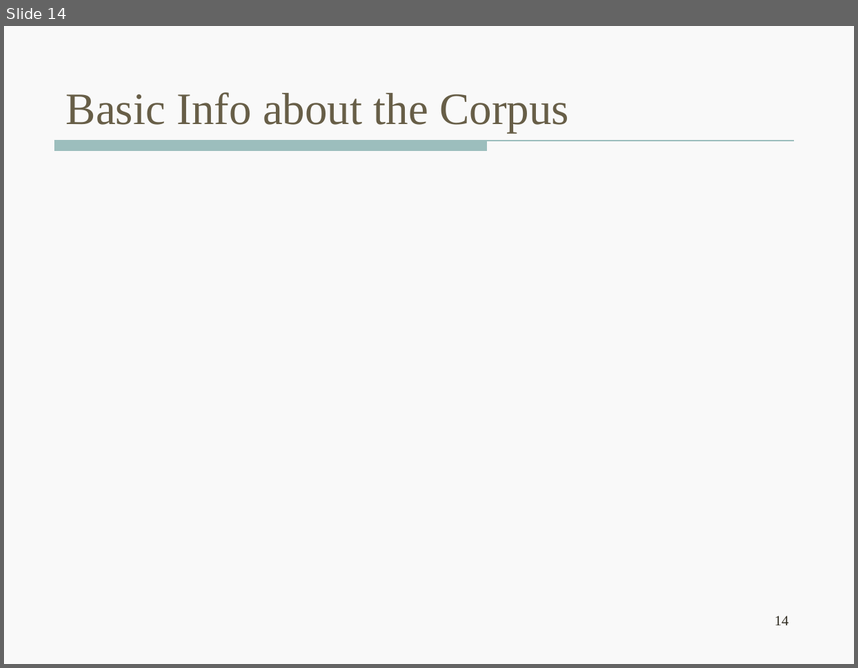
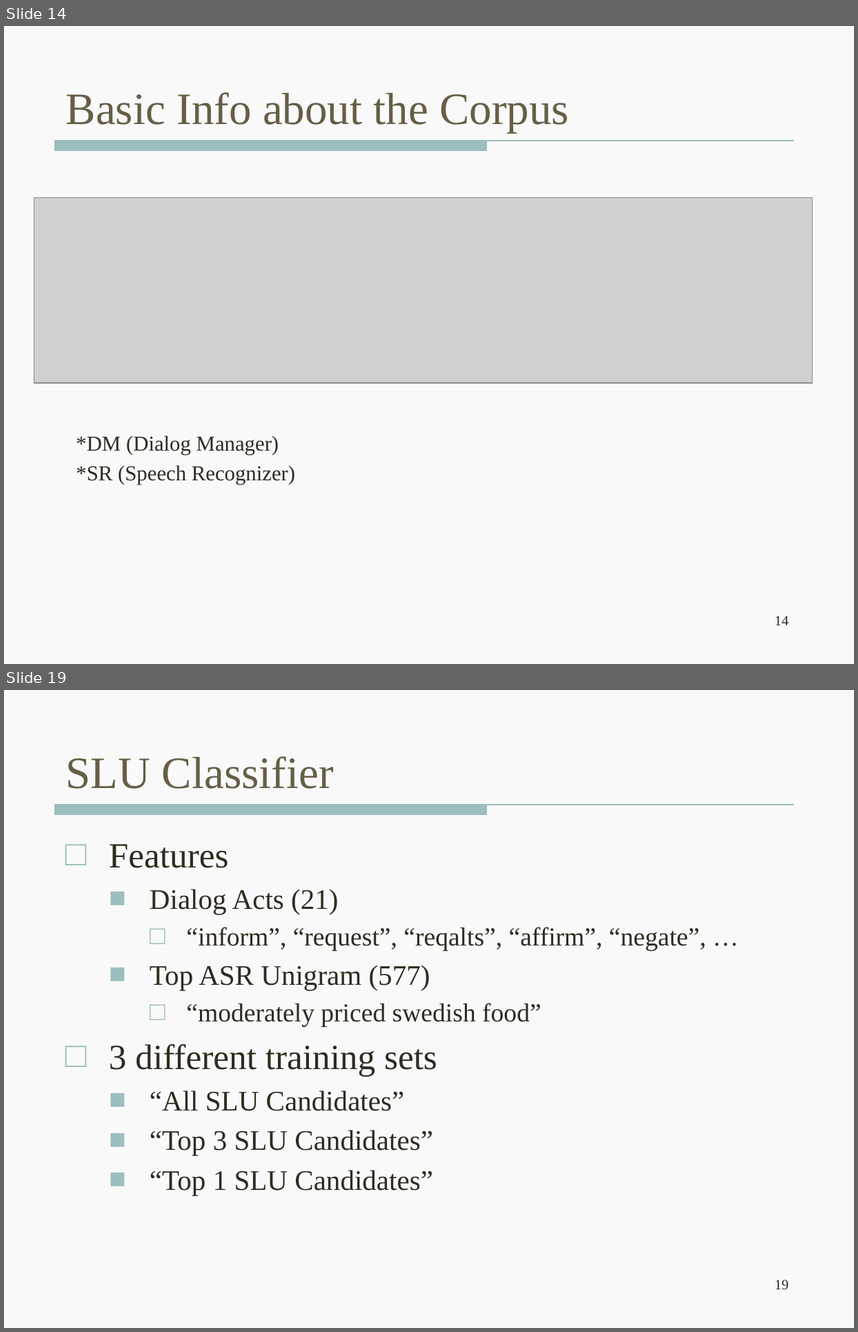
Before and after one commit to wencanluo/NLPFall2013, a slide deck: doc/12.06.2013 Meeting/DSTC2-12-16-2013.pptx. Shown one above the other, each under a label of ours: slide 14 before the commit, slides 14 and 19 after it; the slides between them are not shown. The pictures are 858x668 and 858x1332 pixels, drawn with LibreOffice and Linux fonts; fonts in the diff are those of the drawing; grey boxes stand for pictures. Boxes give left, top, right and bottom in pixels: in the first picture for what was removed or moved away, otherwise in the second. Text is boxed around its words. In the diff, an @@ line names an element or a change of style, - is before the commit and + after.

```diff
--- a/doc/12.06.2013 Meeting/DSTC2-12-16-2013.pptx
+++ b/doc/12.06.2013 Meeting/DSTC2-12-16-2013.pptx
@@ slide 19 added at (4, 690, 854, 1328), background #F9F9F9; not listed: 1 template element that a slide beside it also shows @@
@@ title added at (66, 756, 334, 789), 38 pt, text #675E47 @@
+SLU Classifier
@@ text added at (109, 844, 706, 1195), 24 pt, text #2F2B20 @@
+□ Features
+  ■ Dialog Acts (21)
+    □ “inform”, “request”, “reqalts”, “affirm”, “negate”, …
+  ■ Top ASR Unigram (577)
+    □ “moderately priced swedish food”
+□ 3 different training sets
+  ■ “All SLU Candidates”
+  ■ “Top 3 SLU Candidates”
+  ■ “Top 1 SLU Candidates”
@@ page number added at (775, 1279, 789, 1289), 12 pt, text #2F2B20 @@
+19
@@ slide 14 changed as well @@
@@ picture added at (34, 198, 813, 383) @@
@@ text added at (76, 435, 295, 484), 18 pt, text #2F2B20 @@
+*DM (Dialog Manager)
+*SR (Speech Recognizer)
```
Also in this commit, not shown: 11 other slides changed, 10 other slides added, 4 slides removed, 8 other files.
